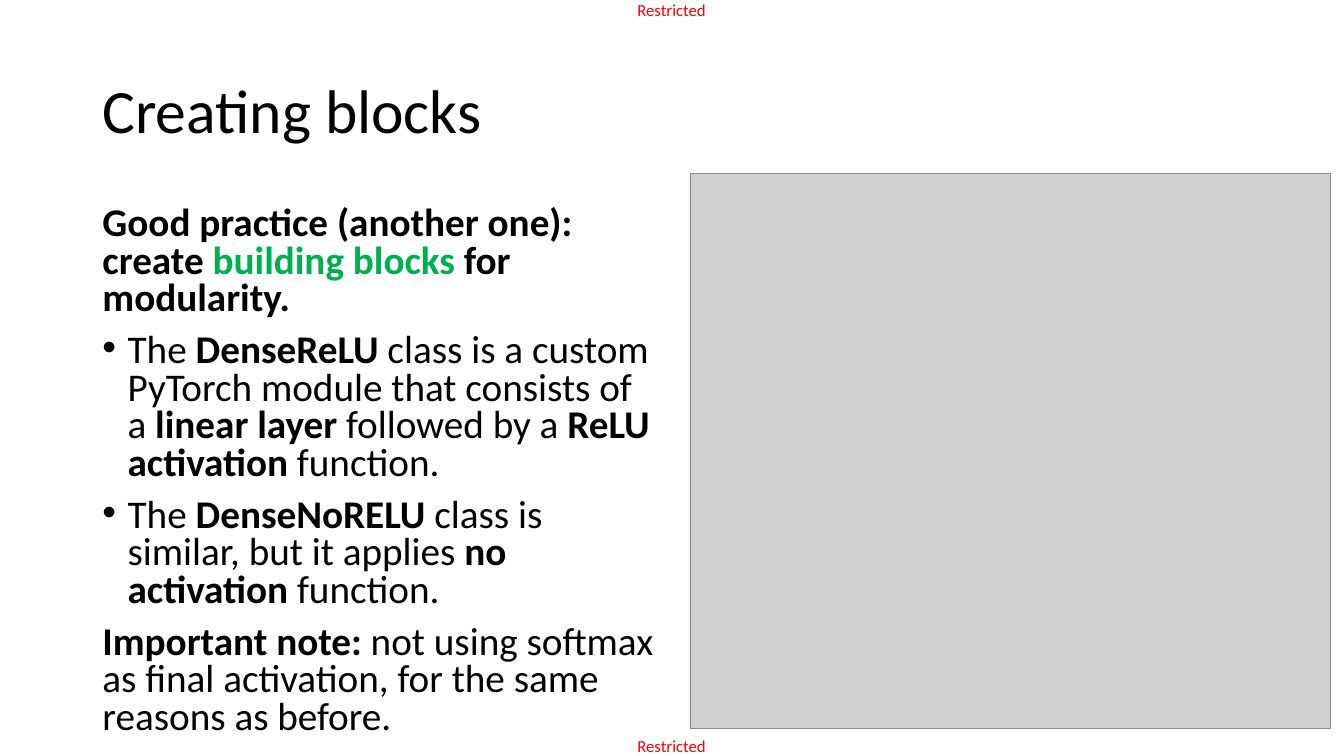
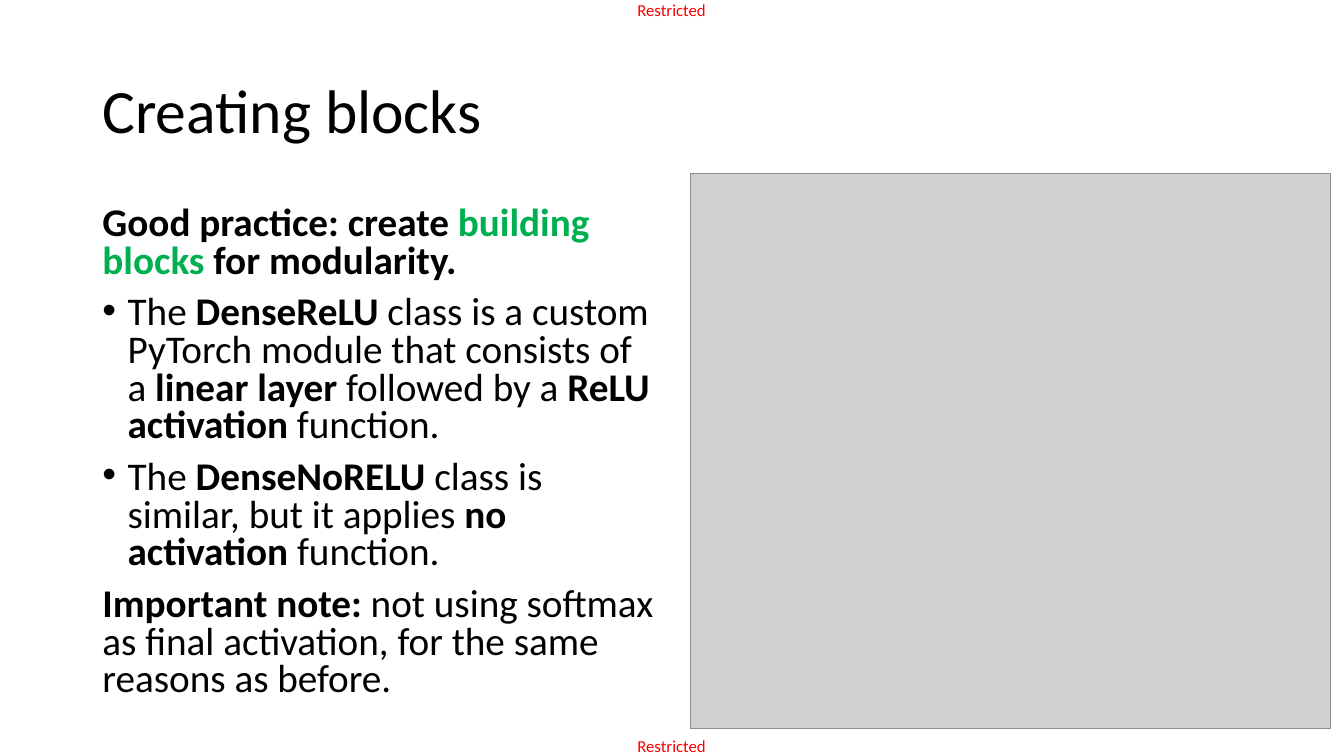
Before and after one commit to matthieudemari/SUTD_DL_50_039, a slide deck: slide 44 of W3/3. W3S3 final/W3S3.pptx. Drawn at 1344x756 pixels with LibreOffice and Linux fonts; fonts in the diff are those of the drawing; grey boxes stand for pictures. Boxes give left, top, right and bottom in pixels: in the first picture for what was removed or moved away, otherwise in the second. Text is boxed around its words. In the diff, an @@ line names an element or a change of style, - is before the commit and + after.

```diff
--- a/W3/3. W3S3 final/W3S3.pptx
+++ b/W3/3. W3S3 final/W3S3.pptx
@@ text at (102, 208, 589, 280): text changed @@
-Good practice (another one): create building blocks for modularity.
+Good practice: create building blocks for modularity.
```
Also in this commit, not shown: 1 other slide changed, 10 other files.
